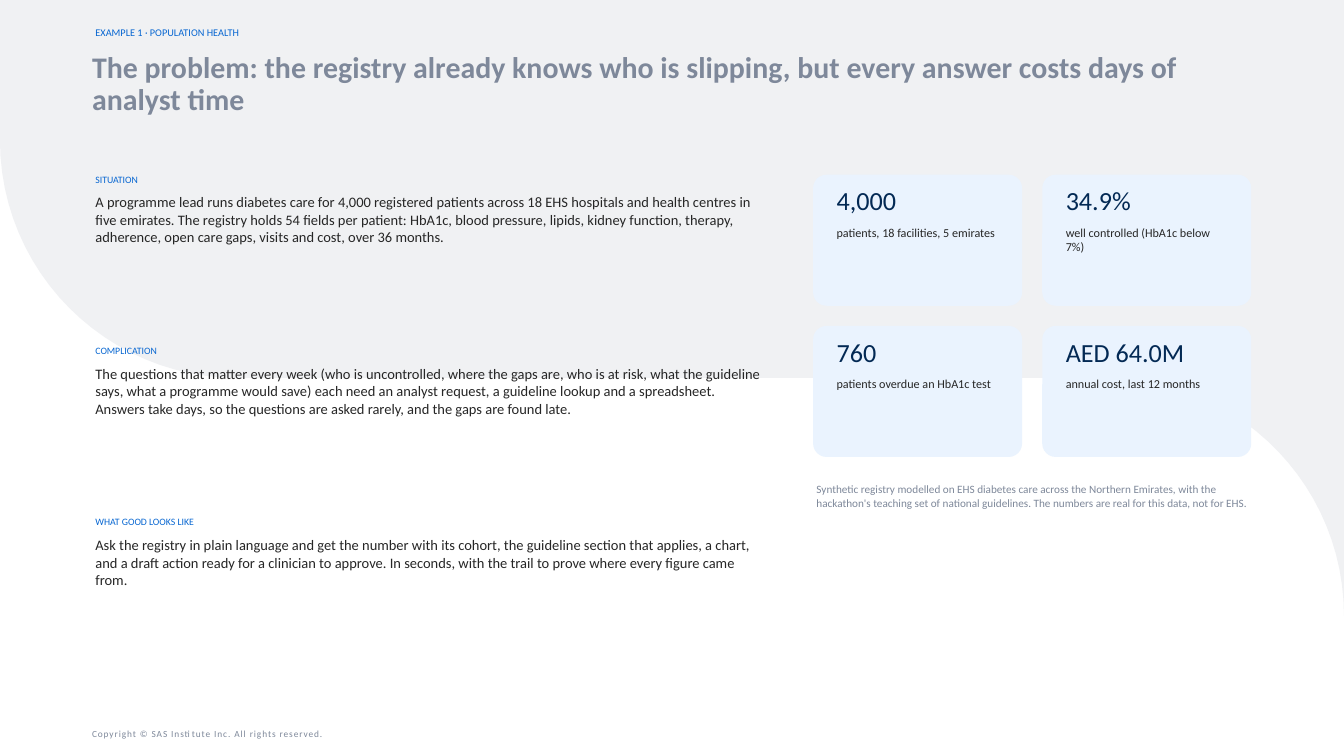
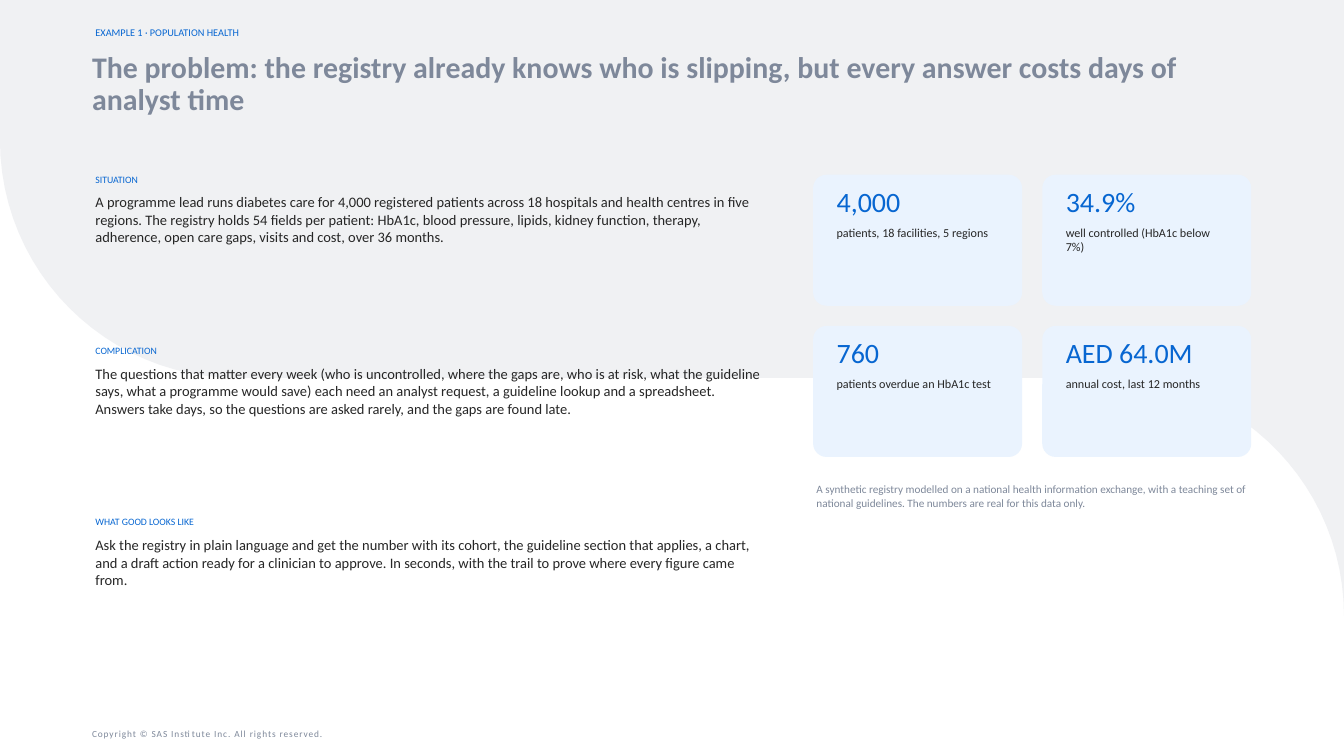
Before and after one commit to raedaldweik/Agentic-Bootcamp, a slide deck: slide 10 of Hackathon/Live_Demo_RWE_in_Action_with_Agentic_AI/RWE_in_Action_with_Agentic_AI.pptx. Drawn at 1344x756 pixels with LibreOffice and Linux fonts; fonts in the diff are those of the drawing. Boxes give left, top, right and bottom in pixels: in the first picture for what was removed or moved away, otherwise in the second. Text is boxed around its words. In the diff, an @@ line names an element or a change of style, - is before the commit and + after.

```diff
--- a/Hackathon/Live_Demo_RWE_in_Action_with_Agentic_AI/RWE_in_Action_with_Agentic_AI.pptx
+++ b/Hackathon/Live_Demo_RWE_in_Action_with_Agentic_AI/RWE_in_Action_with_Agentic_AI.pptx
@@ text at [95,197,749,245]: text changed @@
-A programme lead runs diabetes care for 4,000 registered patients across 18 EHS hospitals and health centres in five emirates. The registry holds 54 fields per patient: HbA1c, blood pressure, lipids, kidney function, therapy, adherence, open care gaps, visits and cost, over 36 months.
+A programme lead runs diabetes care for 4,000 registered patients across 18 hospitals and health centres in five regions. The registry holds 54 fields per patient: HbA1c, blood pressure, lipids, kidney function, therapy, adherence, open care gaps, visits and cost, over 36 months.
@@ text at [837,228,988,239]: text changed @@
-patients, 18 facilities, 5 emirates
+patients, 18 facilities, 5 regions
@@ size 28 to 30 pt, text colour #032954 to #0766D1 in 4 elements at [837,194,901,216], [1066,193,1136,213], [837,344,879,363], [1066,344,1192,363] @@
@@ text at [816,485,1245,509]: text changed @@
-Synthetic registry modelled on EHS diabetes care across the Northern Emirates, with the hackathon's teaching set of national guidelines. The numbers are real for this data, not for EHS.
+A synthetic registry modelled on a national health information exchange, with a teaching set of national guidelines. The numbers are real for this data only.
```
Also in this commit, not shown: 17 other slides changed, 1 slide added, 1 slide removed, 30 other files.
